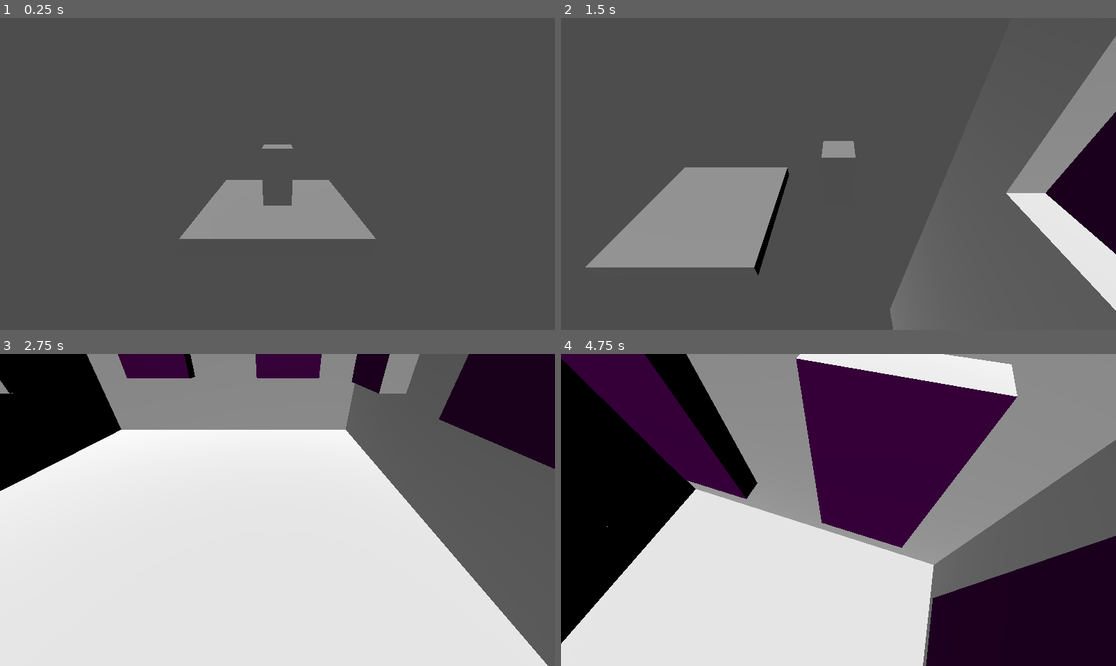
Above: before the commit, frames 1-4 (two rows, left to right).
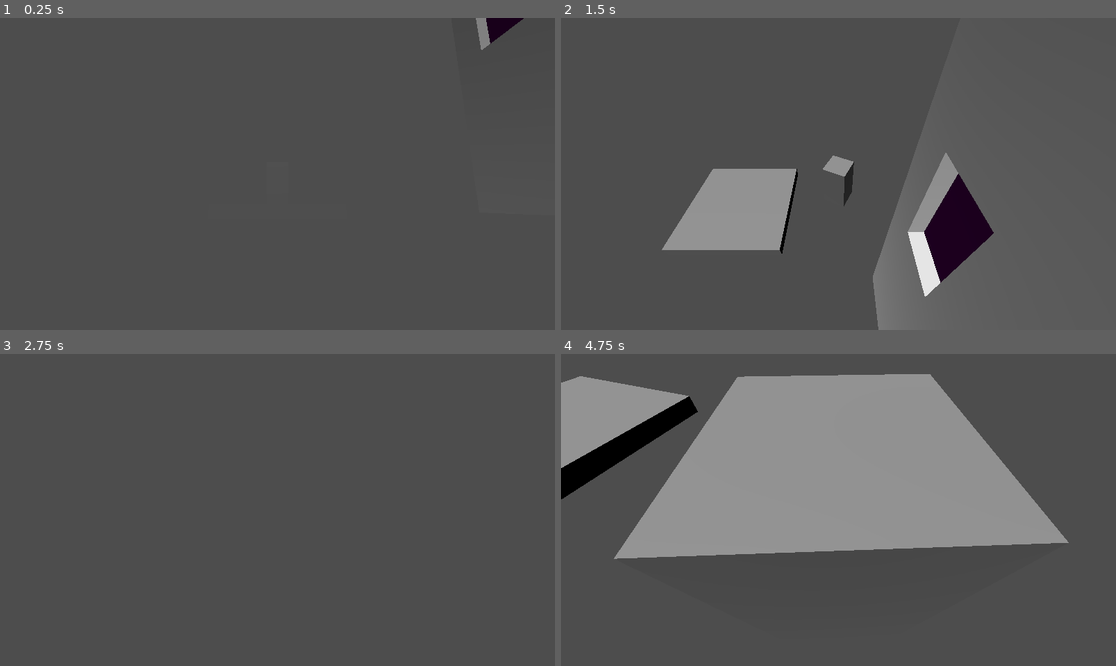
Above: after the commit, the same moments.

Repository: Paladinking/Trekorn
Game: Godot game, scene res://ScenesAndScripts/main.tscn
The game is run twice, just before and just after one commit, with the same random seed, the same clock (stepped at 60 frames per second) and the same inputs.
Inputs:
- Up to frame 1 (0.25 s): no input
- Up to frame 2 (1.5 s): tap Enter at 0.5 s; hold D (go_right) 0.53-1.28 s; hold Up (look_down) 0.53-1.28 s; tap Space (jump) at 0.77, 1.07 s; tap Down (look_up) at 0.8, 1.35 s; hold S (go_backward) from 1.28 s (still down)
- Up to frame 3 (2.75 s): tap Space (jump) at 1.52, 1.82 s; tap F at 1.55, 2.1 s; release S (go_backward) at 2.03 s; hold D (go_right) from 2.03 s (still down); hold Space (jump) from 2.03 s (still down)
- Up to frame 4 (4.75 s): release D (go_right) at 2.78 s; release Space (jump) at 2.78 s; hold W (go_forward) 2.78-3.53 s; tap Space (jump) at 2.85, 3.02, 3.32, 3.77, 4.07, 4.52 s; tap Up (look_down) at 3.05 s; hold Up (look_down) 3.53-4.28 s; hold A (go_left) from 3.53 s (still down); tap Down (look_up) at 3.8 s; tap Left (look_left) at 4.35 s; tap F at 4.55 s

The runs differ from the first frame. In frame 1, 5.2% of the frame differs, in the area x 32-95%, y 0-71%; in frame 2, 19%; in frame 3, 83%; in frame 4, 84%, in the area x 0-100%, y 0-100%.

Commit message:
player stuff

Diff:
--- a/ScenesAndScripts/Characters/player.gd
+++ b/ScenesAndScripts/Characters/player.gd
@@ -10,20 +10,25 @@
 var jumping = 0.0
 
 const CAMERA_MOVE_SPEED = 5
-const CAMERA_POSITION = Vector3(0, 3, 7)
+const CAMERA_MAX_DISTANCE = 10
+var camera_target_position = Vector3(0, 1.5, 0)
+const CAMERA_WALL_SAFETY_DIST = 1
 var camera_angle_y = 0
 var camera_angle_x = 0
-const CAMERA_ANGLE_X_MAX = deg_to_rad(15)
-const CAMERA_ANGLE_X_MIN = deg_to_rad(-40)
+const CAMERA_ANGLE_X_MAX = deg_to_rad(90)
+const CAMERA_ANGLE_X_MIN = deg_to_rad(-15)
 
 # Get the gravity from the project settings to be synced with RigidBody nodes.
 var gravity = ProjectSettings.get_setting("physics/3d/default_gravity")
 
 
 func _ready():
-	var rot_y = CAMERA_POSITION.rotated(Vector3.UP, camera_angle_y)
-	$Camera.position = rot_y.rotated(Vector3.UP.cross(rot_y).normalized(), camera_angle_x)
-	$Camera.look_at(global_position + Vector3(0, 1, 0))
+	#var rot_y = CAMERA_POSITION.rotated(Vector3.UP, camera_angle_y)
+	#$Camera.position = rot_y.rotated(Vector3.UP.cross(rot_y).normalized(), camera_angle_x)
+	camera_target_position = $CameraRay.position
+	$Camera.position = Vector3(sin(camera_angle_y), camera_angle_x, cos(camera_angle_y)) * CAMERA_MAX_DISTANCE
+	$Camera.look_at(global_position + camera_target_position)
+	$CameraRay.target_position = $Camera.position
 
 
 func _physics_process(delta):
@@ -46,7 +51,7 @@
 			velocity.y = JUMP_VELOCITY
 
 		elif is_on_wall_only():
-			if Input.is_action_just_pressed("jump"):
+			if Input.is_action_pressed("jump"):
 				jumping = MAX_JUMP_TIME
 				var collision : KinematicCollision3D = get_last_slide_collision()
 				var jump_direction = collision.get_position().direction_to(global_position)
@@ -56,7 +61,6 @@
 					jump_direction = direction
 				velocity += jump_direction * JUMP_VELOCITY
 				velocity.y = JUMP_VELOCITY
-				#$Model.rotation.y = -velocity.signed_angle_to(Vector3.RIGHT, Vector3.UP)
 
 	if not is_on_floor():
 		velocity.y -= gravity * delta
@@ -71,6 +75,7 @@
 		else:
 			jumping = 0.0
 
+	$Model.rotation.y = -velocity.signed_angle_to(Vector3.RIGHT, Vector3.UP)
 	#if velocity.is_zero_approx():
 		#$Model/AnimationPlayer.play("Idle")
 
@@ -86,9 +91,30 @@
 		elif camera_angle_y < -2 * PI:
 			camera_angle_y += 2 * PI
 
-		camera_angle_x += (Input.get_action_strength("look_up") - Input.get_action_strength("look_down")) * delta * CAMERA_MOVE_SPEED
+		camera_angle_x += (Input.get_action_strength("look_down") - Input.get_action_strength("look_up")) * delta * CAMERA_MOVE_SPEED
 		camera_angle_x = clamp(camera_angle_x, CAMERA_ANGLE_X_MIN, CAMERA_ANGLE_X_MAX)
 
-		var rot_y = CAMERA_POSITION.rotated(Vector3.UP, camera_angle_y)
-		$Camera.position = rot_y.rotated(Vector3.UP.cross(rot_y).normalized(), camera_angle_x)
-		$Camera.look_at(global_position + Vector3(0, 1, 0))
+	#var rot_y = CAMERA_POSITION.rotated(Vector3.UP, camera_angle_y)
+	#$Camera.position = rot_y.rotated(Vector3.UP.cross(rot_y).normalized(), camera_angle_x)
+	$Camera.position = Vector3(sin(camera_angle_y), camera_angle_x, cos(camera_angle_y)).normalized() * CAMERA_MAX_DISTANCE
+	$Camera.look_at(global_position + camera_target_position)
+	$CameraRay.target_position = $Camera.position
+
+	if $CameraRay.is_colliding():
+		#print("Cam: ", $Camera.position)
+		#print("Col: ", $CameraRay.get_collision_point() - $CameraRay.global_position)
+		var camera_ray_collision_distance_squared = $CameraRay.position.distance_squared_to($CameraRay.get_collision_point() - $CameraRay.global_position)
+		#if camera_ray_collision_distance_squared < (CAMERA_MAX_DISTANCE + CAMERA_WALL_SAFETY_DIST) * (CAMERA_MAX_DISTANCE + CAMERA_WALL_SAFETY_DIST):
+		if camera_ray_collision_distance_squared < CAMERA_MAX_DISTANCE * CAMERA_MAX_DISTANCE:
+			var to_move_camera = CAMERA_MAX_DISTANCE - sqrt(camera_ray_collision_distance_squared)
+			#to_move_camera += CAMERA_WALL_SAFETY_DIST / (CAMERA_MAX_DISTANCE - (to_move_camera + CAMERA_WALL_SAFETY_DIST))
+			$Camera.position = $Camera.position.move_toward(camera_target_position, to_move_camera)
+			#if camera_angle_x < 0:
+				#$Camera.position.y += ($CameraRay.get_collision_point().y - $CameraRay.global_position.y) + CAMERA_WALL_SAFETY_DIST
+
+			if CAMERA_MAX_DISTANCE - to_move_camera < CAMERA_WALL_SAFETY_DIST:
+				$Model.hide()
+			elif not $Model.is_visible_in_tree():
+				$Model.show()
+	elif not $Model.is_visible_in_tree():
+		$Model.show()
--- a/ScenesAndScripts/Characters/player.tscn
+++ b/ScenesAndScripts/Characters/player.tscn
@@ -11,10 +11,13 @@
 transform = Transform3D(1, 0, 0, 0, 1, 0, 0, 0, 1, 0, 1, 0)
 shape = SubResource("CapsuleShape3D_obfn4")
 
-[node name="CSGBox3D" type="CSGBox3D" parent="."]
+[node name="Model" type="CSGBox3D" parent="."]
 transform = Transform3D(1, 0, 0, 0, 1, 0, 0, 0, 1, 0, 1, 0)
 size = Vector3(1, 2, 1)
 
 [node name="Camera" type="Camera3D" parent="."]
 transform = Transform3D(1, 0, 0, 0, 1, 0, 0, 0, 1, 0, 4, 5)
 current = true
+
+[node name="CameraRay" type="RayCast3D" parent="."]
+transform = Transform3D(1, 0, 0, 0, 1, 0, 0, 0, 1, 0, 1.5, 0)
--- a/ScenesAndScripts/main.gd
+++ b/ScenesAndScripts/main.gd
@@ -9,3 +9,11 @@
 # Called every frame. 'delta' is the elapsed time since the previous frame.
 func _process(delta):
 	pass
+
+
+func _unhandled_key_input(event):
+	if event.is_pressed() and event.physical_keycode == KEY_F:
+		if DisplayServer.window_get_mode() == DisplayServer.WINDOW_MODE_WINDOWED:
+			DisplayServer.window_set_mode(DisplayServer.WINDOW_MODE_EXCLUSIVE_FULLSCREEN)
+		else:
+			DisplayServer.window_set_mode(DisplayServer.WINDOW_MODE_WINDOWED)
--- a/project.godot
+++ b/project.godot
@@ -19,7 +19,7 @@
 
 [display]
 
-window/size/mode=3
+window/size/mode=4
 mouse_cursor/custom_image="res://Assets/Images/MouseCursor.png"
 
 [dotnet]
